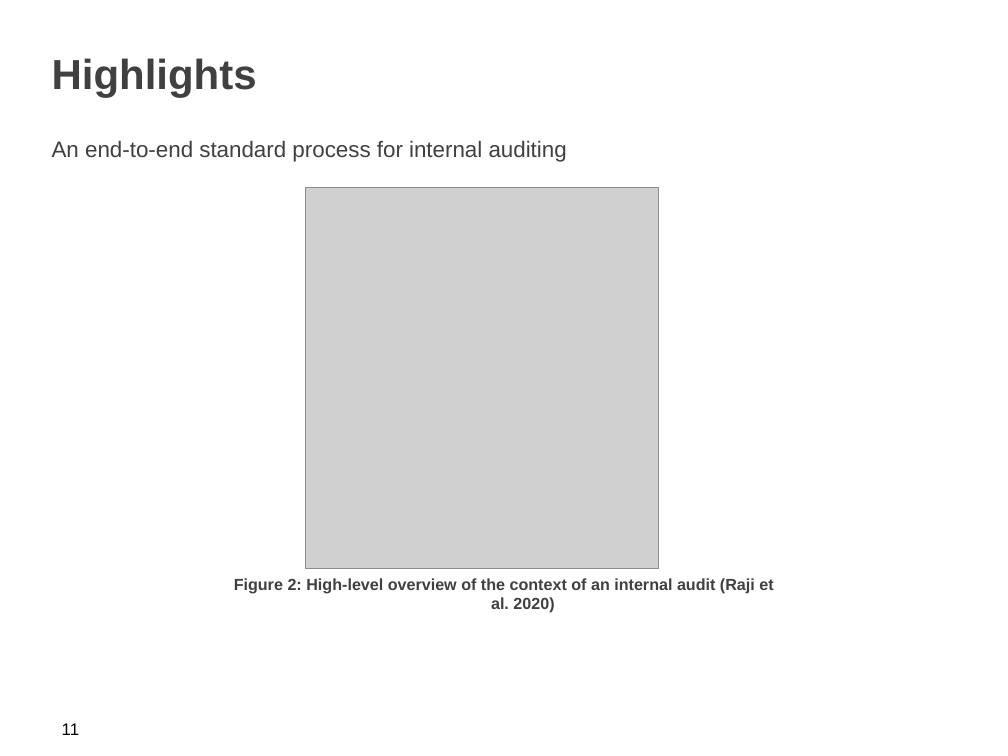
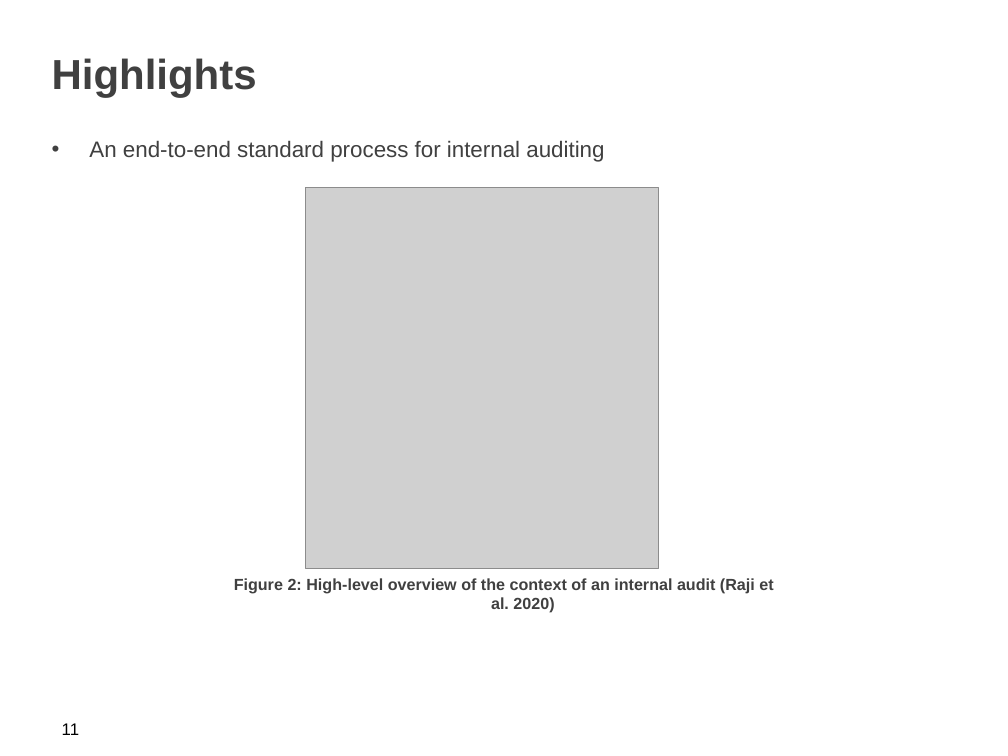
Before and after one commit to iamzifei/research, a slide deck: slide 12 of paper/Closing the AI Accountability Gap.pptx. Drawn at 1008x756 pixels with LibreOffice and Linux fonts; fonts in the diff are those of the drawing; grey boxes stand for pictures; background and template pictures are left out. Boxes give left, top, right and bottom in pixels: in the first picture for what was removed or moved away, otherwise in the second. Text is boxed around its words. In the diff, an @@ line names an element or a change of style, - is before the commit and + after.

```diff
--- a/paper/Closing the AI Accountability Gap.pptx
+++ b/paper/Closing the AI Accountability Gap.pptx
@@ text "An end-to-end standard process for ..." at bbox=[89, 140, 604, 162]: bullet none to • @@
```
Also in this commit, not shown: 4 other slides changed, 5 slides added.
